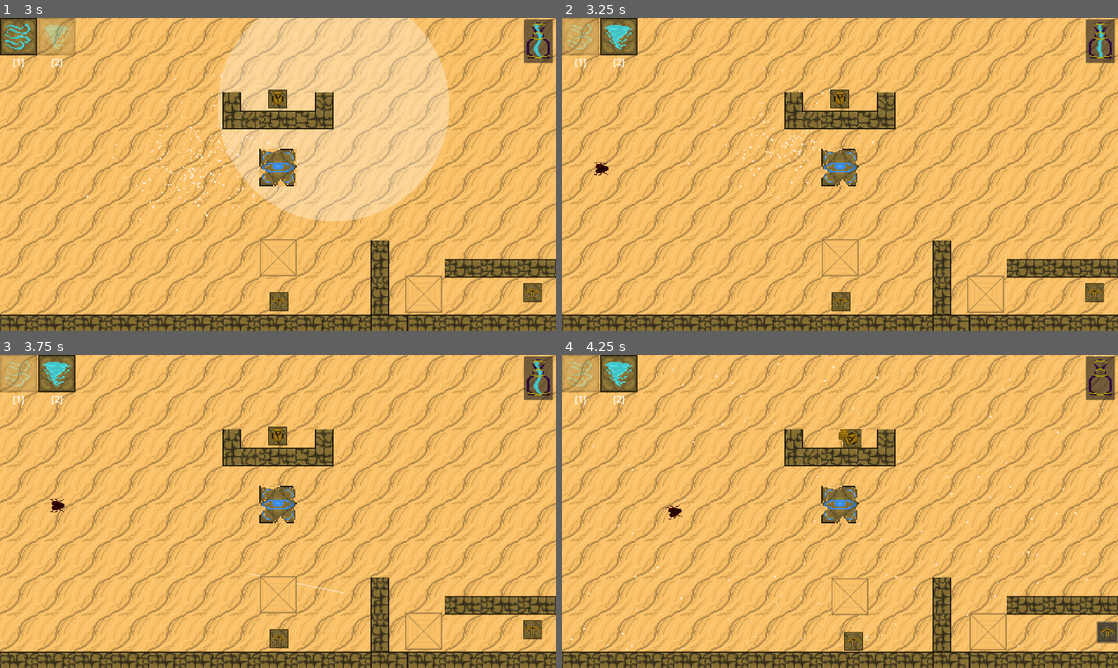
Above: before the commit, frames 1-4 (two rows, left to right).
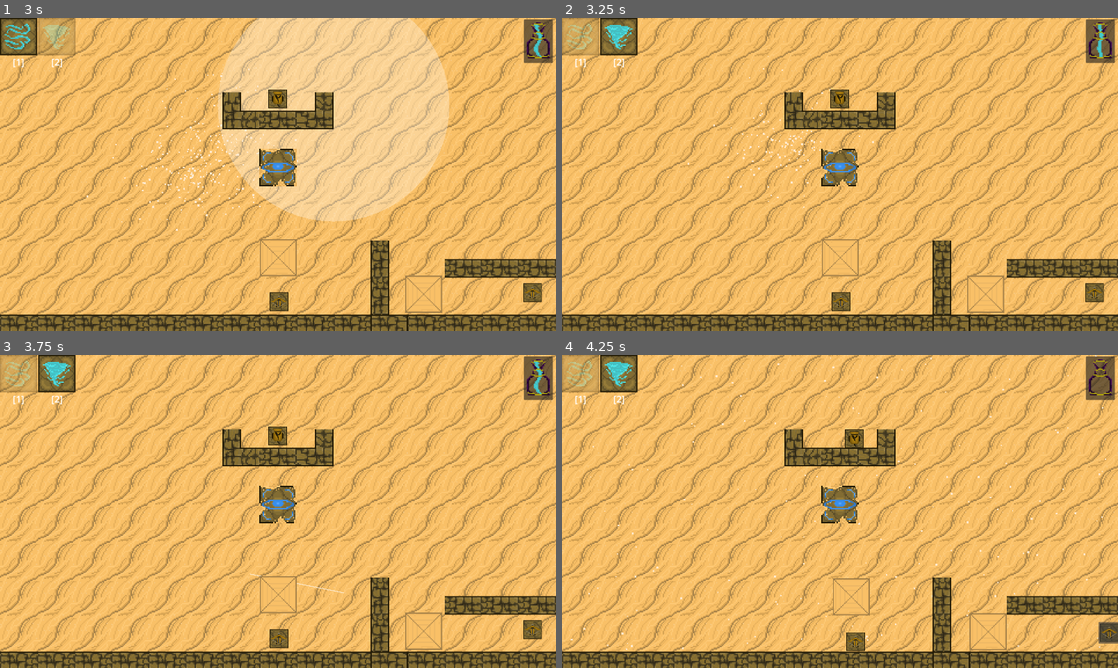
Above: after the commit, the same moments.

Repository: Kaczs/school-jam
Game: Godot game, scene res://Scenes/Levels/level4.tscn
Two runs of this game, one before a commit and one after it. Both use one fixed random seed, a clock stepped at 60 frames per second and the inputs below. This scene is started directly instead of the project's main scene. The engine's default icon, where the game draws it, is replaced by a stand-in: a white triangle on a blue panel in a dark square.
Inputs (mouse positions are in pixels of both pictures, inside the frame that each line leads up to):
- Up to frame 1 (3 s): click (278, 99) at 0.52 s; move the mouse to (400, 158) at 1.27 s; tap 2 (global_wind) at 1.35 s; click (400, 158) at 1.42 s; tap 1 (local_wind) at 1.55 s; drag from (166, 190) to (278, 99) at 2.02 s; move the mouse to (333, 105) at 2.77 s; press the mouse at (333, 105) at 2.78 s
- Up to frame 2 (3.25 s): tap 2 (global_wind) at 3.05 s
- Up to frame 3 (3.75 s): release the mouse at (333, 442) at 3.5 s; drag from (250, 574) to (533, 630) at 3.52 s
- Up to frame 4 (4.25 s): no input

Frame 1 is identical in both runs. In frame 2, less than 0.1% of the frame differs, in the area x 5-9%, y 46-51%; in frame 3, less than 0.1%; in frame 4, 0.8%, in the area x 18-100%, y 23-95%.

Commit message:
fixed wind doubling cost

Diff:
--- a/Scenes/Levels/level1.tscn
+++ b/Scenes/Levels/level1.tscn
@@ -44,17 +44,15 @@
 [sub_resource type="CircleShape2D" id="CircleShape2D_widou"]
 radius = 400.0
 
-[node name="Level1" type="Node2D" unique_id=1513130103 node_paths=PackedStringArray("spawners")]
+[node name="Level1" type="Node2D" unique_id=1513130103]
 script = ExtResource("1_xe7un")
 tutorial = true
-spawners = [NodePath("EnemySpawner")]
 
 [node name="GroundLayer" type="TileMapLayer" parent="." unique_id=575063854]
 tile_map_data = PackedByteArray("AAAAAAAAAAAAAAAAAAAAAAEAAAAAAAAAAAAAAAIAAAAAAAAAAAAAAAMAAAAAAAAAAAAAAAQAAAAAAAAAAAAAAA …(2640 unchanged characters)…
 tile_set = ExtResource("7_20uw2")
 
 [node name="WindController" parent="." unique_id=1545098080 instance=ExtResource("1_7u4ml")]
-local_size = 400.0
 
 [node name="NavigationRegion2D" type="NavigationRegion2D" parent="." unique_id=25979891]
 position = Vector2(-1, 7)
--- a/Scenes/Levels/level2.tscn
+++ b/Scenes/Levels/level2.tscn
@@ -50,16 +50,14 @@
 spawn_rate = 5.0
 metadata/_custom_type_script = "uid://bvjbq0juon6qg"
 
-[node name="level2" type="Node2D" unique_id=179991829 node_paths=PackedStringArray("spawners")]
+[node name="level2" type="Node2D" unique_id=179991829]
 script = ExtResource("1_0jhw5")
-spawners = [NodePath("EnemySpawner")]
 
 [node name="GroundLayer" type="TileMapLayer" parent="." unique_id=1395427363]
 tile_map_data = PackedByteArray("AAAAAAAAAAAAAAAAAAAAAAEAAAAAAAAAAAAAAAIAAAAAAAAAAAAAAAMAAAAAAAAAAAAAAAQAAAAAAAAAAAAAAA …(2640 unchanged characters)…
 tile_set = ExtResource("2_eqosv")
 
 [node name="WindController" parent="." unique_id=1545098080 instance=ExtResource("3_6a7cf")]
-local_size = 400.0
 
 [node name="NavigationRegion2D" type="NavigationRegion2D" parent="." unique_id=1302352236]
 position = Vector2(-1, 7)
--- a/Scenes/Levels/level3.tscn
+++ b/Scenes/Levels/level3.tscn
@@ -62,9 +62,8 @@
 count = 10
 metadata/_custom_type_script = "uid://bvjbq0juon6qg"
 
-[node name="level3" type="Node2D" unique_id=179991829 node_paths=PackedStringArray("spawners")]
+[node name="level3" type="Node2D" unique_id=179991829]
 script = ExtResource("1_l8qla")
-spawners = [NodePath("EnemySpawner")]
 
 [node name="GroundLayer" type="TileMapLayer" parent="." unique_id=1395427363]
 tile_map_data = PackedByteArray("AAAAAAAAAAAAAAAAAAAAAAEAAAAAAAAAAAAAAAIAAAAAAAAAAAAAAAMAAAAAAAAAAAAAAAQAAAAAAAAAAAAAAA …(2640 unchanged characters)…
@@ -72,8 +71,6 @@
 metadata/_edit_lock_ = true
 
 [node name="WindController" parent="." unique_id=1545098080 instance=ExtResource("3_uwisk")]
-wind_force = 40000
-local_size = 400.0
 
 [node name="NavigationRegion2D" type="NavigationRegion2D" parent="." unique_id=1302352236]
 position = Vector2(-1, 7)
--- a/Scenes/Levels/level4.tscn
+++ b/Scenes/Levels/level4.tscn
@@ -43,9 +43,8 @@
 spawn_rate = 2.0
 metadata/_custom_type_script = "uid://bvjbq0juon6qg"
 
-[node name="level4" type="Node2D" unique_id=1781606394 node_paths=PackedStringArray("spawners")]
+[node name="level4" type="Node2D" unique_id=1781606394]
 script = ExtResource("1_lmqgw")
-spawners = [NodePath("EnemySpawner"), NodePath("EnemySpawner2")]
 
 [node name="GroundLayer" type="TileMapLayer" parent="." unique_id=230203217]
 z_index = -2
@@ -54,7 +53,6 @@
 metadata/_edit_lock_ = true
 
 [node name="WindController" parent="." unique_id=1545098080 instance=ExtResource("2_kee65")]
-local_size = 400.0
 
 [node name="NavigationRegion2D" type="NavigationRegion2D" parent="." unique_id=673027043]
 position = Vector2(-1, 7)
--- a/Scenes/wind_controller.tscn
+++ b/Scenes/wind_controller.tscn
@@ -7,6 +7,8 @@
 [node name="WindController" type="Node2D" unique_id=1545098080]
 script = ExtResource("1_a0rca")
 wind_force = 60000
+local_size = 400.0
+current_wind = 2
 
 [node name="LocalWindParticles" parent="." unique_id=1416111748 instance=ExtResource("2_w1irw")]
 
--- a/Scripts/wind_controller.gd
+++ b/Scripts/wind_controller.gd
@@ -6,7 +6,7 @@
 ## Max number of stored 'wind' uses
 @export var max_wind := 3
 @export var wind_regeneration_rate := 5.0
-var current_wind := 2
+@export var current_wind:int
 var drag_direction = Vector2(0, 0)
 var accumulated_drag = Vector2.ZERO
 var local_wind_mode = true
@@ -21,6 +21,7 @@
 	regen_timer.start()
 
 func _process(_delta):
+	print(current_wind)
 	if Input.is_action_just_pressed("local_wind"):
 		local_wind_mode = true
 		EventBus.emit_signal("wind_mode", "local")
@@ -42,7 +43,7 @@
 		if event is InputEventMouseMotion:
 			accumulated_drag += event.relative
 	# Once we release the button act on that motion
-	if Input.is_action_just_released("wind"):
+	if Input.is_action_just_released("wind") and is_dragging:
 		is_dragging = false
 		# Dont have enough to cover the cost
 		if current_wind <= 0:
@@ -64,7 +65,7 @@
 func global_wind(direction:Vector2):
 	var targets = get_tree().get_nodes_in_group("affected by wind")
 	for target in targets:
-		target.parent_body.apply_force(direction * (wind_force * 0.7))
+		target.parent_body.apply_force(direction * (wind_force * 0.8))
 		# Slow enemies temp. when hitting them with wind?
 	create_global_wind_particles(direction)
 
Not shown: 1 places in Scenes/Levels/level2.tscn that only renumber resources
Not shown: 1 places in Scenes/Levels/level3.tscn that only renumber resources
Not shown: 1 places in Scenes/Levels/level4.tscn that only renumber resources
